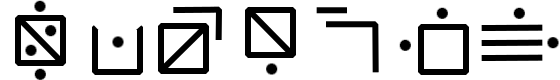
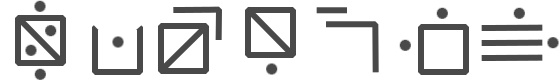
Layer changes from the first 560x80 image to the second:
painted on "s" over [left=15, top=0, right=66, bottom=80]
painted on "k" over [left=92, top=25, right=143, bottom=75]
painted on "è" over [left=158, top=6, right=222, bottom=74]
painted on "d" over [left=245, top=6, right=296, bottom=75]
painted on "ȧ" over [left=316, top=7, right=379, bottom=73]
painted on "sh" over [left=399, top=7, right=469, bottom=75]
painted on "<" over [left=481, top=7, right=559, bottom=61]
